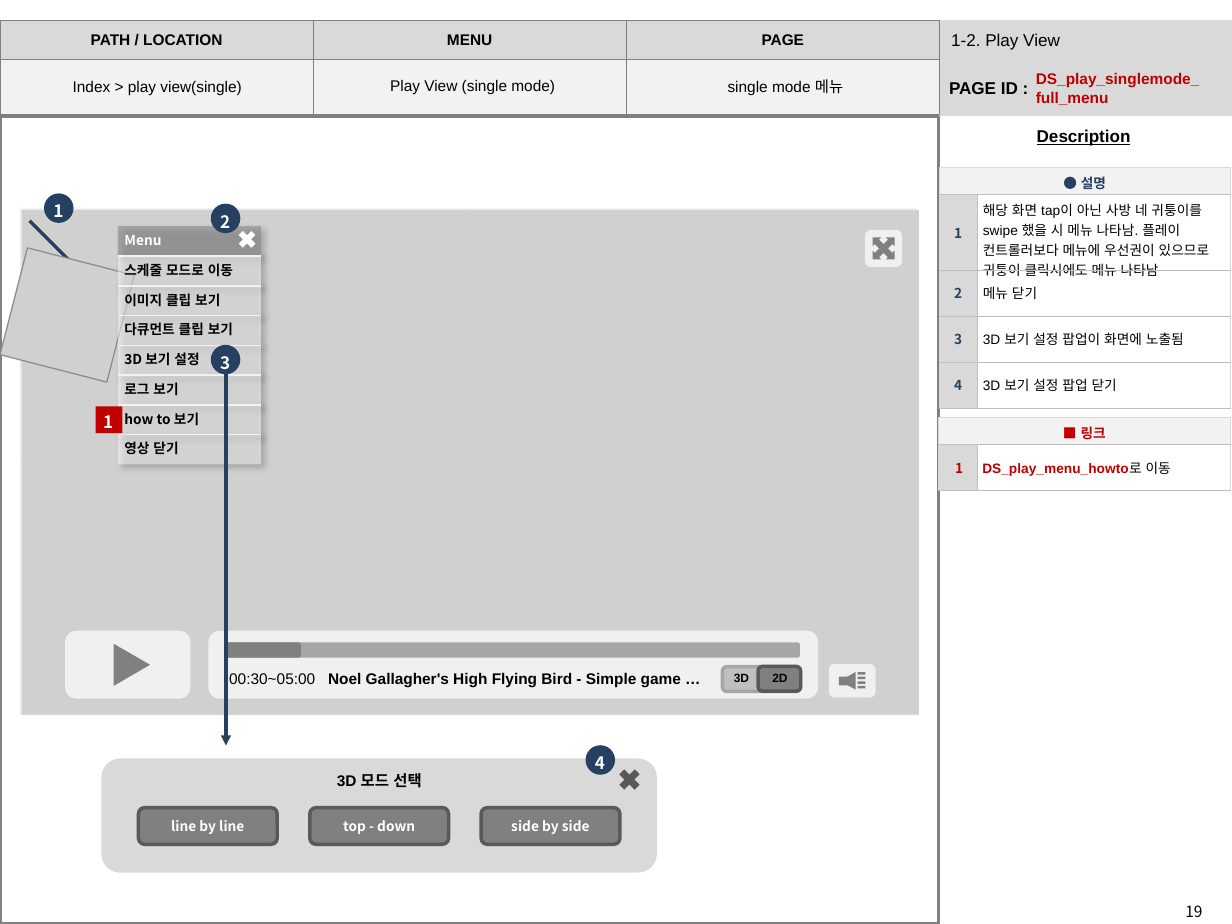
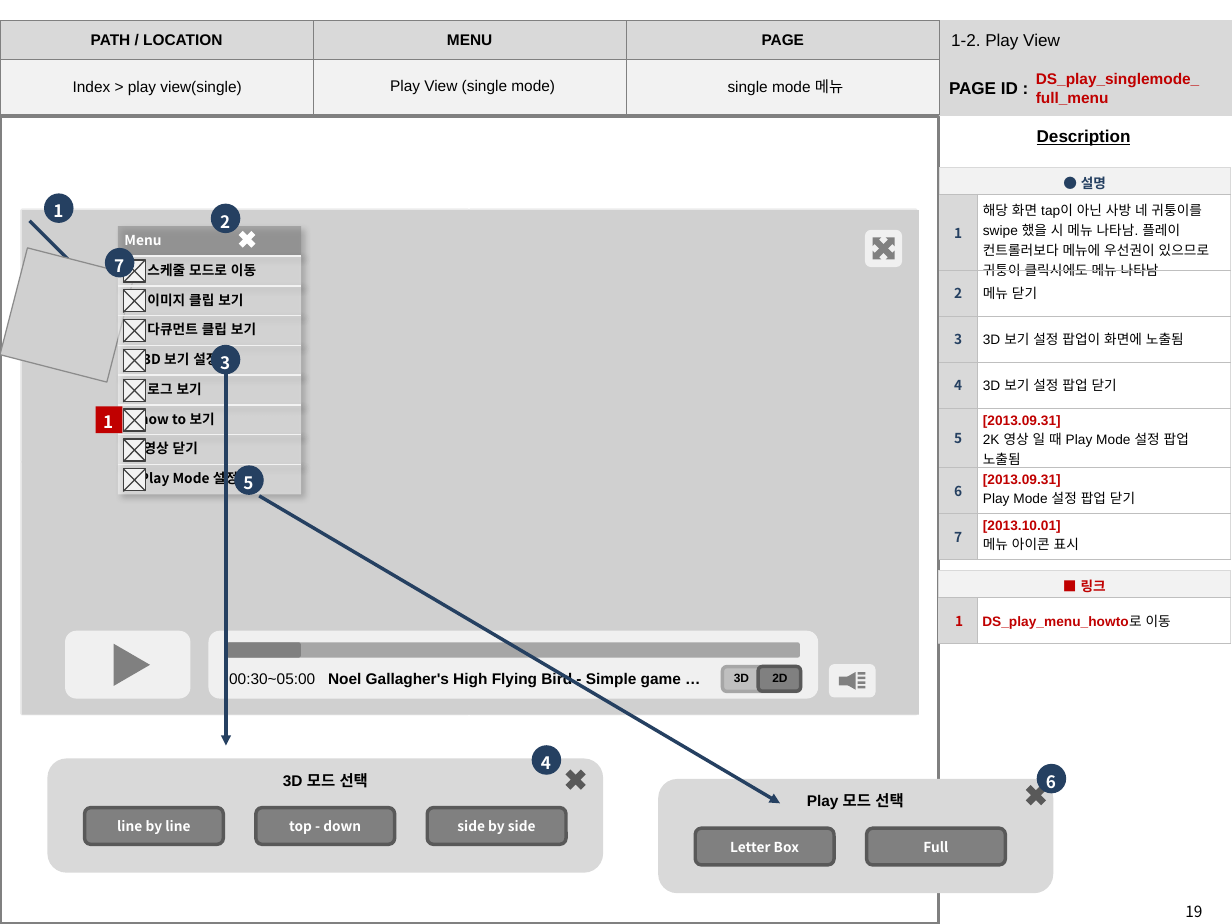
Before and after one commit to thinistyle/4KDS, a slide deck: slide 19 of SB_4KDS2차_client_v2.0.0_130902.pptx. Drawn at 1232x924 pixels with LibreOffice and Linux fonts; fonts in the diff are those of the drawing; grey boxes stand for pictures. Boxes give left, top, right and bottom in pixels: in the first picture for what was removed or moved away, otherwise in the second. Text is boxed around its words. In the diff, an @@ line names an element or a change of style, - is before the commit and + after.

Commit message:
ETRI 피드백 적용
Browser <-> Schedule 전환 메뉴 메인 노출
썸네일 이미지 무조건 랜덤3개
Remote Project / Local Project Load

```diff
--- a/SB_4KDS2차_client_v2.0.0_130902.pptx
+++ b/SB_4KDS2차_client_v2.0.0_130902.pptx
@@ table at (939,168,1230,559) @@
+row 6: 5 | [2013.09.31] / 2K 영상 일 때 Play Mode 설정 팝업 노출됨
+row 7: 6 | [2013.09.31] / Play Mode 설정 팝업 닫기
+row 8: 7 | [2013.10.01] / 메뉴 아이콘 표시
@@ table at (118,227,302,495) @@
+row 9: Play Mode 설정
@@ table: place and size @@
-table at (118,227,261,466)
+table at (118,227,302,495)
@@ ellipse added at (105,248,134,277), fill #254061 @@
@@ text added at (114,259,124,278), 10 pt, text #FFFFFF, bold @@
+7
@@ group added at (123,260,145,492): 16 lines, 8 rectangles @@
@@ ellipse added at (234,466,264,495), fill #254061 @@
@@ text added at (243,476,253,495), 10 pt, text #FFFFFF, bold @@
+5
@@ arrow added from (259, 496) to (780, 803), #254061 2 pt @@
@@ table: place and size @@
-table at (939,418,1231,490)
+table at (939,570,1231,643)
@@ 4 rounded rectangles, 2 texts, 1 ellipse, 1 cross: place and size @@
-4 rounded rectangles, 2 texts, 1 ellipse, 1 cross at (101,745,657,873)
+4 rounded rectangles, 2 texts, 1 ellipse, 1 cross at (48,745,604,873)
@@ rounded rectangle added at (658,779,1053,893), fill #D9D9D9 @@
@@ ellipse added at (1036,764,1066,793), fill #254061 @@
@@ text added at (1046,775,1056,793), 10 pt, text #FFFFFF, bold @@
+6
@@ text added at (807,793,903,809), 9 pt, text #000000, bold @@
+Play 모드 선택
@@ cross added at (1021,780,1051,809), fill #595959 @@
@@ rounded rectangle added at (695,828,834,865), fill #808080, outline #595959 2 pt, 8 pt, text #FFFFFF, bold @@
+Letter Box
@@ rounded rectangle added at (866,828,1005,865), fill #808080, outline #595959 2 pt, 8 pt, text #FFFFFF, bold @@
+Full
```
Also in this commit, not shown: 8 other slides changed.
